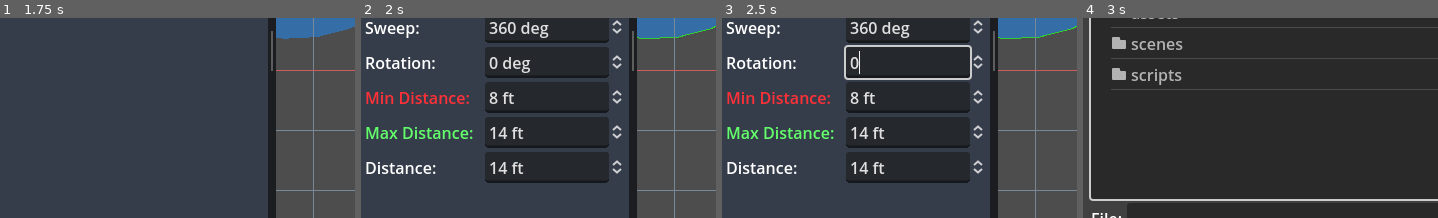
Above: before the commit, frames 1-4 (left to right).
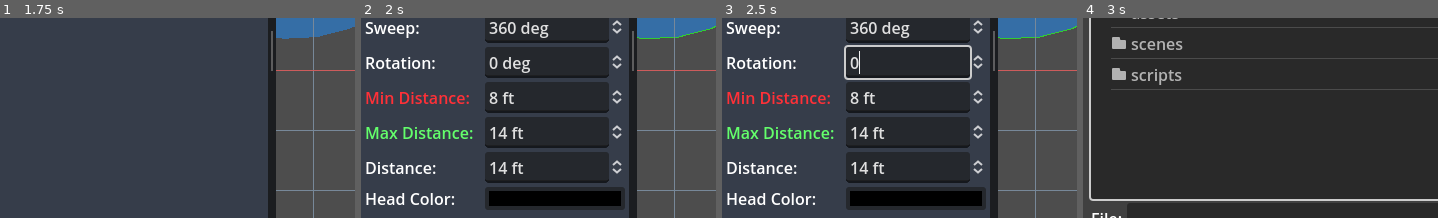
Above: after the commit, the same moments.

Repository: hankedan000/yardscaper
Game: Godot game, scene res://scenes/ui/ProjectEditor/LayoutPanel/LayoutPanel.tscn
Two runs of this game, one before a commit and one after it. Both use one fixed random seed, a clock stepped at 60 frames per second and the inputs below. This scene is started directly instead of the project's main scene.
Inputs (mouse positions are % of the whole screen's width and height, from its top left):
- Up to frame 1 (1.75 s): click (41, 5) at 0.5 s; tap Enter at 1.25 s; drag from (69, 55) to (41, 5) at 1.27 s
- Up to frame 2 (2 s): no input
- Up to frame 3 (2.5 s): drag from (30, 55) to (41, 5) at 2.02 s
- Up to frame 4 (3 s): click (45, 5) at 2.75 s
The pictures show only the part of the screen within x 0-50%, y 42-92%; the shares and areas given below are measured in that part.

Frame 1 is identical in both runs. In frame 2, 5.2% of the frame differs, in the area x 1-75%, y 84-96%; in frame 3, 5.2%; in frame 4, nothing differs.

Commit message:
Support custom sprinkler head colors (resolves #2)

Diff:
--- a/Yardscaper/scenes/ui/ProjectEditor/SprinklerPropertyEditor/SprinklerPropertyEditor.gd
+++ b/Yardscaper/scenes/ui/ProjectEditor/SprinklerPropertyEditor/SprinklerPropertyEditor.gd
@@ -10,6 +10,7 @@
 @onready var min_dist_spinbox         := $MinDistanceSpinBox
 @onready var max_dist_spinbox         := $MaxDistanceSpinBox
 @onready var dist_spinbox             := $DistanceSpinBox
+@onready var body_color_picker        := $BodyColorPicker
 
 var sprinkler : Sprinkler = null:
 	set(obj):
@@ -75,6 +76,7 @@
 	dist_spinbox.min_value = min_dist_spinbox.value
 	dist_spinbox.max_value = max_dist_spinbox.value
 	dist_spinbox.value = sprinkler.dist_ft
+	body_color_picker.color = sprinkler.body_color
 	_ignore_internal_edits = false
 	_ui_needs_sync = false
 
@@ -125,3 +127,7 @@
 
 func _on_sprinkler_property_changed(_obj: WorldObject, _property: StringName, _from: Variant, _to: Variant) -> void:
 	queue_ui_sync()
+
+func _on_body_color_picker_color_changed(color: Color) -> void:
+	if sprinkler is Sprinkler and not _ignore_internal_edits:
+		sprinkler.body_color = color
--- a/Yardscaper/scenes/ui/ProjectEditor/SprinklerPropertyEditor/SprinklerPropertyEditor.tscn
+++ b/Yardscaper/scenes/ui/ProjectEditor/SprinklerPropertyEditor/SprinklerPropertyEditor.tscn
@@ -87,6 +87,13 @@
 layout_mode = 2
 suffix = "ft"
 
+[node name="Label10" type="Label" parent="."]
+layout_mode = 2
+text = "Head Color:"
+
+[node name="BodyColorPicker" type="ColorPickerButton" parent="."]
+layout_mode = 2
+
 [connection signal="text_submitted" from="UserLabelLineEdit" to="." method="_on_user_label_line_edit_text_submitted"]
 [connection signal="item_selected" from="ManufacturerOption" to="." method="_on_manufacturer_option_item_selected"]
 [connection signal="item_selected" from="ModelOption" to="." method="_on_model_option_item_selected"]
@@ -96,3 +103,4 @@
 [connection signal="value_changed" from="MinDistanceSpinBox" to="." method="_on_min_distance_spin_box_value_changed"]
 [connection signal="value_changed" from="MaxDistanceSpinBox" to="." method="_on_max_distance_spin_box_value_changed"]
 [connection signal="value_changed" from="DistanceSpinBox" to="." method="_on_distance_spin_box_value_changed"]
+[connection signal="color_changed" from="BodyColorPicker" to="." method="_on_body_color_picker_color_changed"]
--- a/Yardscaper/scenes/world_objects/Sprinkler/Sprinkler.gd
+++ b/Yardscaper/scenes/world_objects/Sprinkler/Sprinkler.gd
@@ -8,6 +8,13 @@
 const DEFAULT_MIN_SWEEP_DEG = 0.0
 const DEFAULT_MAX_SWEEP_DEG = 360.0
 
+const PROP_KEY_DIST_FT = &"dist_ft"
+const PROP_KEY_MIN_DIST_FT = &"min_dist_ft"
+const PROP_KEY_MAX_DIST_FT = &"max_dist_ft"
+const PROP_KEY_SWEEP_DEG = &"sweep_deg"
+const PROP_KEY_MANUFACTURER = &"manufacturer"
+const PROP_KEY_MODEL = &"model"
+const PROP_KEY_BODY_COLOR = &"body_color"
 const PROP_KEY_ZONE = &"zone"
 const PROP_MIN_SWEEP_DEG = &"min_sweep_deg"
 const PROP_MAX_SWEEP_DEG = &"max_sweep_deg"
@@ -143,6 +150,14 @@
 var show_water := true :
 	set(value):
 		show_water = value
+		queue_redraw()
+
+var body_color : Color = Color.BLACK :
+	set(value):
+		var old_value = body_color
+		body_color = value
+		if old_value != body_color:
+			property_changed.emit(self, PROP_KEY_BODY_COLOR, old_value, body_color)
 		queue_redraw()
 
 var _head_info = null
@@ -163,13 +178,6 @@
 
 func get_subclass() -> String:
 	return "Sprinkler"
-
-const PROP_KEY_DIST_FT = &"dist_ft"
-const PROP_KEY_MIN_DIST_FT = &"min_dist_ft"
-const PROP_KEY_MAX_DIST_FT = &"max_dist_ft"
-const PROP_KEY_SWEEP_DEG = &"sweep_deg"
-const PROP_KEY_MANUFACTURER = &"manufacturer"
-const PROP_KEY_MODEL = &"model"
 
 func serialize():
 	var obj = super.serialize()
@@ -180,6 +188,7 @@
 	obj[PROP_KEY_MANUFACTURER] = manufacturer
 	obj[PROP_KEY_MODEL] = model
 	obj[PROP_KEY_ZONE] = zone
+	obj[PROP_KEY_BODY_COLOR] = body_color.to_html(true)
 	return obj
 
 func deserialize(obj):
@@ -187,10 +196,11 @@
 	sweep_deg = obj[PROP_KEY_SWEEP_DEG]
 	manufacturer = obj[PROP_KEY_MANUFACTURER]
 	model = obj[PROP_KEY_MODEL]
-	dist_ft = Utils.dict_get(obj, PROP_KEY_DIST_FT, max_dist_ft)
 	min_dist_ft = Utils.dict_get(obj, PROP_KEY_MIN_DIST_FT, min_dist_ft)
 	max_dist_ft = Utils.dict_get(obj, PROP_KEY_MAX_DIST_FT, max_dist_ft)
+	dist_ft = Utils.dict_get(obj, PROP_KEY_DIST_FT, max_dist_ft)
 	zone = Utils.dict_get(obj, PROP_KEY_ZONE, 1)
+	body_color = Utils.dict_get(obj, PROP_KEY_BODY_COLOR, body_color)
 
 func _draw():
 	var stop_angle = deg_to_rad(sweep_deg)
@@ -211,7 +221,7 @@
 		var indic_color = Globals.SELECT_COLOR if picked else Globals.HOVER_COLOR
 		draw_circle(center, Utils.ft_to_px(BODY_RADIUS_FT * 2), indic_color)
 	# draw body
-	draw_circle(center, Utils.ft_to_px(BODY_RADIUS_FT), Color.BLACK)
+	draw_circle(center, Utils.ft_to_px(BODY_RADIUS_FT), body_color)
 
 func _cap_values():
 	if dist_ft < min_dist_ft:
